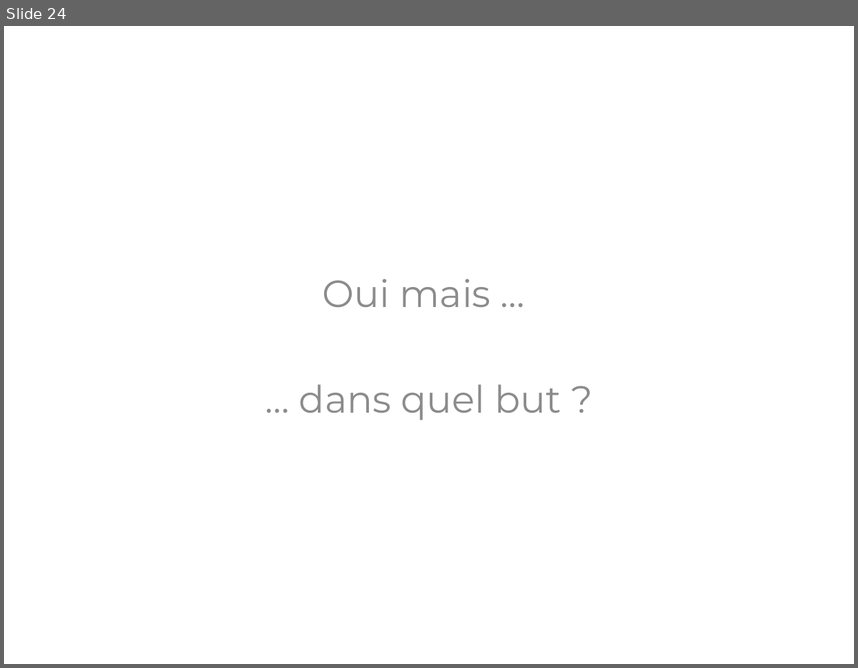
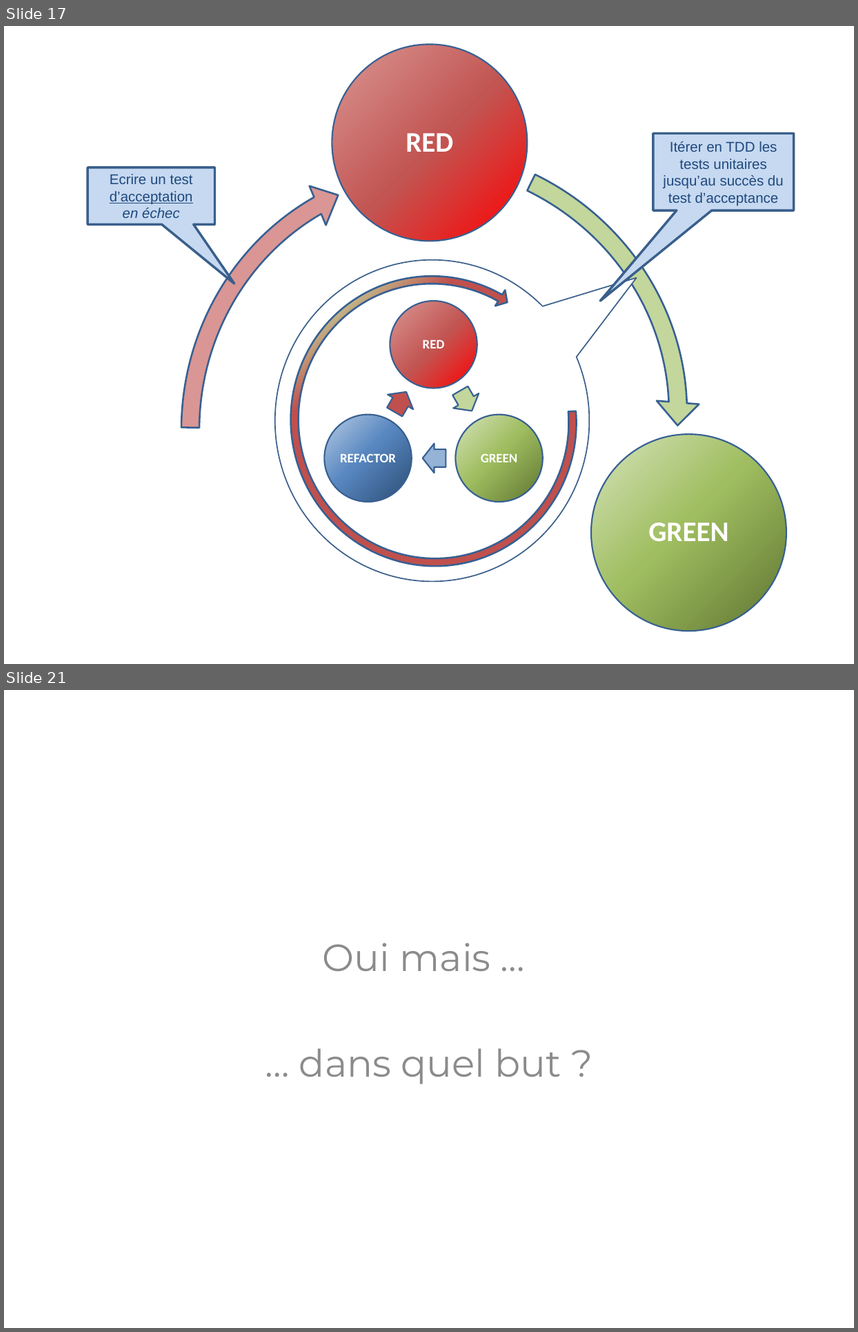
Before and after one commit to KhrisFernandez/tdd, a slide deck: outside-in/resources/TDD - Outside In.pptx. Shown one above the other, each under a label of ours: slide 24 before the commit, slides 17 and 21 after it; the slides between them are not shown. The pictures are 858x668 and 858x1332 pixels, drawn with LibreOffice and Linux fonts; fonts in the diff are those of the drawing. Boxes give left, top, right and bottom in pixels: in the first picture for what was removed or moved away, otherwise in the second. Text is boxed around its words. In the diff, an @@ line names an element or a change of style, - is before the commit and + after.

```diff
--- a/outside-in/resources/TDD - Outside In.pptx
+++ b/outside-in/resources/TDD - Outside In.pptx
@@ slide 17 added at (4, 26, 854, 664), background #FFFFFF @@
@@ freeform shape added at (332, 44, 528, 240), fill gradient #FF0000 to #C25552 to #D99694, outline #376092 1.25 pt, 24 pt, text #FFFFFF, bold @@
+RED
@@ circular arrow added at (61, 49, 783, 664), fill #C3D69B, outline #376092 1.5 pt @@
@@ circular arrow added at (145, 130, 731, 664), fill #D99694, outline #376092 1.5 pt @@
@@ speech box added at (653, 133, 794, 210), fill #C6D9F1, outline #3A5F8C 2 pt, 12 pt, text #1F497D @@
+Itérer en TDD les tests unitaires jusqu’au succès du test d’acceptance
@@ speech box added at (87, 167, 215, 224), fill #C6D9F1, outline #3A5F8C 2 pt, 12 pt, text #1F497D @@
+Ecrire un test
+d’acceptation
+en échec
@@ circular arrow added at (245, 230, 622, 610), fill gradient #C3D69B to #C0504D, outline #376092 1.5 pt @@
@@ speech bubble added at (275, 260, 590, 581), fill #FFFFFF, outline #3A5F8C 1 pt @@
@@ group added at (324, 301, 543, 502): 3 ellipses, 3 texts, 3 right arrows @@
+RED
+GREEN
+REFACTOR
@@ freeform shape added at (591, 434, 787, 630), fill gradient #D7E4BD to #A0BE61 to #5F7530, outline #376092 1.25 pt, 24 pt, text #FFFFFF, bold @@
+GREEN
@@ what was slide 24 is now slide 21 @@
```
Also in this commit, not shown: 15 slides changed, 5 slides removed, 16 other files.
